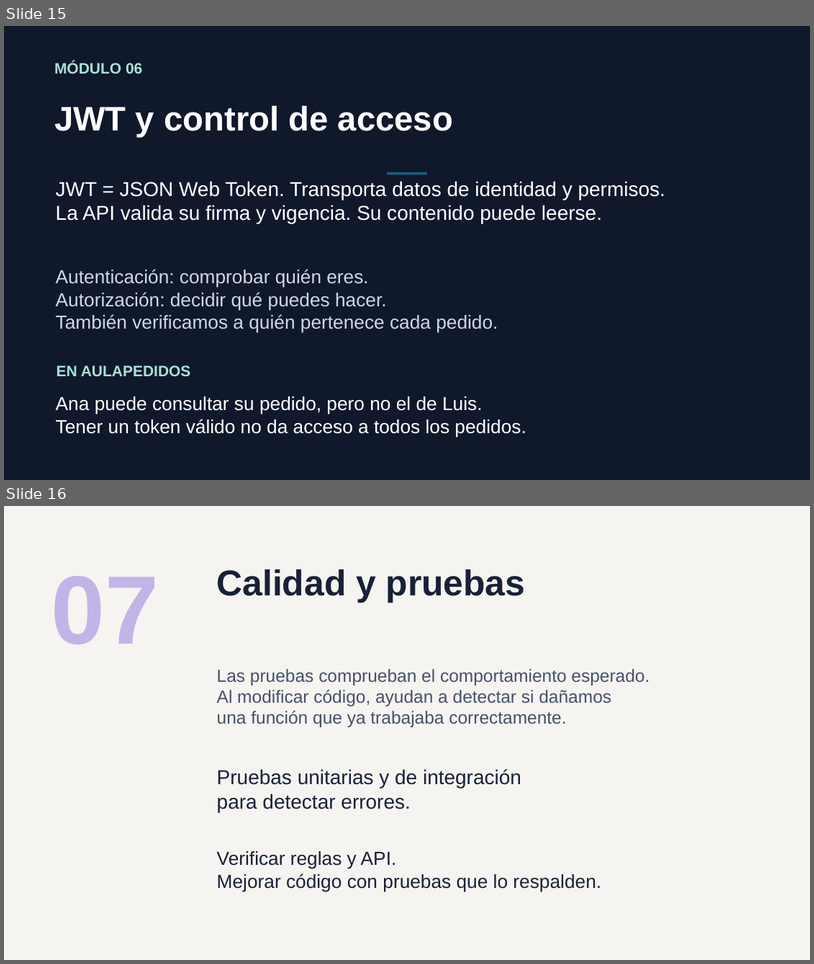
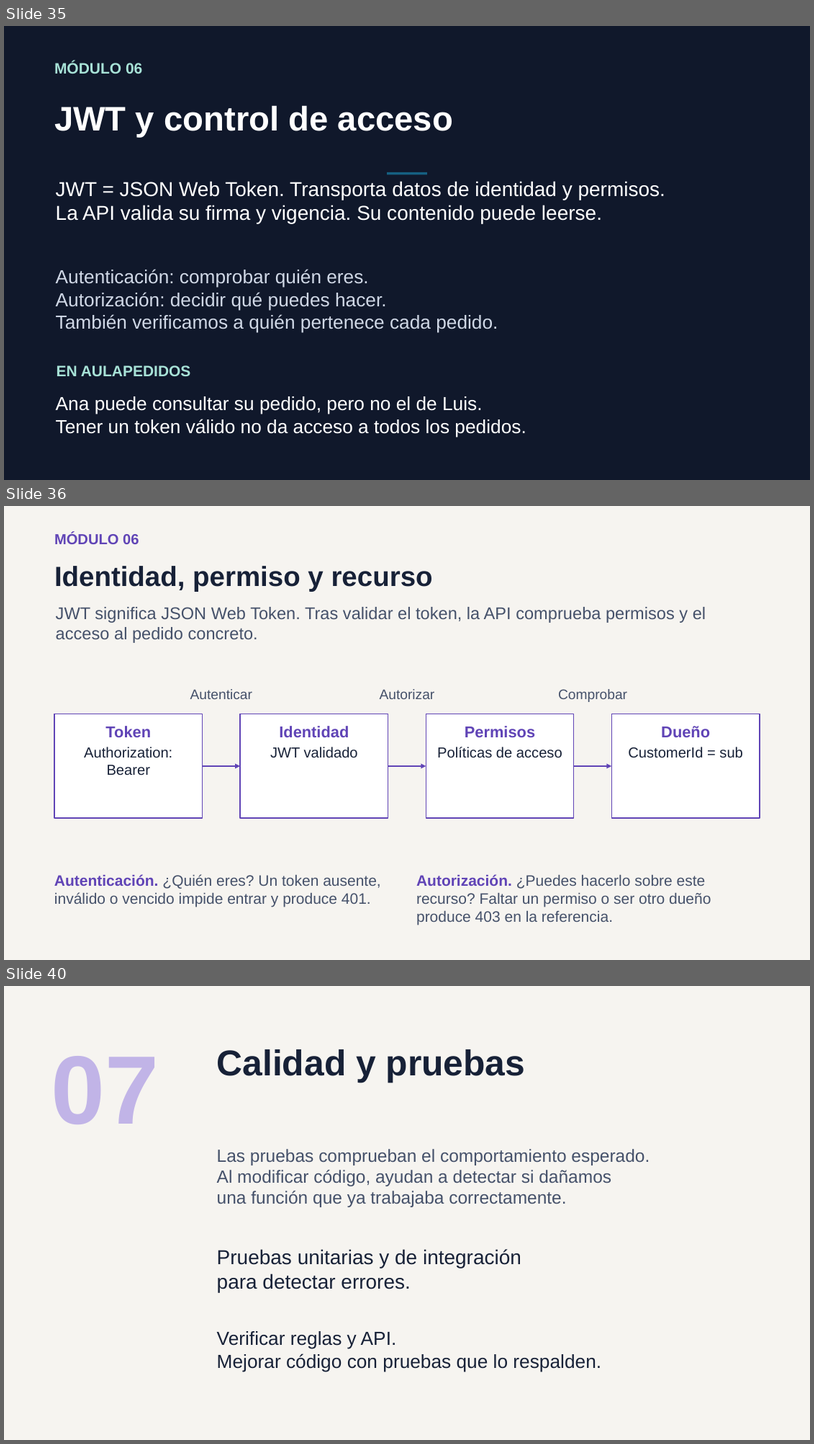
Before and after one commit to ychavez/CursoNETIA, a slide deck: instructor/clases/00-presentacion-alumnos.pptx. Shown one above the other, each under a label of ours: slides 15 and 16 before the commit, slides 35, 36 and 40 after it; the slides between them are not shown. The pictures are 814x964 and 814x1444 pixels, drawn with LibreOffice and Linux fonts; fonts in the diff are those of the drawing. Boxes give left, top, right and bottom in pixels: in the first picture for what was removed or moved away, otherwise in the second. Text is boxed around its words. In the diff, an @@ line names an element or a change of style, - is before the commit and + after.

```diff
--- a/instructor/clases/00-presentacion-alumnos.pptx
+++ b/instructor/clases/00-presentacion-alumnos.pptx
@@ slide 36 added at (4,506,810,960), background #F6F4F0 @@
@@ text added at (54,533,139,544), 17.2 pt, text #6044B6, bold @@
+MÓDULO 06
@@ text added at (54,566,433,591), 33 pt, text #172137, bold @@
+Identidad, permiso y recurso
@@ text added at (56,607,706,643), 20.2 pt, text #45516A @@
+JWT significa JSON Web Token. Tras validar el token, la API comprueba permisos y el
+acceso al pedido concreto.
@@ text added at (190,689,252,699), 16.5 pt, text #45516A @@
+Autenticar
@@ text added at (380,689,435,699), 16.5 pt, text #45516A @@
+Autorizar
@@ text added at (558,689,628,702), 16.5 pt, text #45516A @@
+Comprobar
@@ rectangle added at (54,714,203,818), fill #FFFFFF, outline #6044B6 1.13 pt @@
@@ rectangle added at (241,714,388,818), fill #FFFFFF, outline #6044B6 1.13 pt @@
@@ rectangle added at (426,714,574,818), fill #FFFFFF, outline #6044B6 1.13 pt @@
@@ rectangle added at (612,714,760,818), fill #FFFFFF, outline #6044B6 1.13 pt @@
@@ text added at (106,726,151,737), 18.8 pt, text #6044B6, bold @@
+Token
@@ text added at (279,726,349,737), 18.8 pt, text #6044B6, bold @@
+Identidad
@@ text added at (465,726,535,737), 18.8 pt, text #6044B6, bold @@
+Permisos
@@ text added at (661,726,710,737), 18.8 pt, text #6044B6, bold @@
+Dueño
@@ text added at (84,746,172,775), 17.2 pt, text #172137 @@
+Authorization:
+Bearer
@@ text added at (270,746,358,758), 17.2 pt, text #172137 @@
+JWT validado
@@ text added at (437,746,563,758), 17.2 pt, text #172137 @@
+Políticas de acceso
@@ text added at (628,746,743,758), 17.2 pt, text #172137 @@
+CustomerId = sub
@@ arrow added from (203, 766) to (241, 766), #6044B6 1.5 pt @@
@@ arrow added from (388, 766) to (426, 766), #6044B6 1.5 pt @@
@@ arrow added from (574, 766) to (612, 766), #6044B6 1.5 pt @@
@@ text added at (54,874,381,907), 18 pt, text #45516A @@
+Autenticación. ¿Quién eres? Un token ausente,
+inválido o vencido impide entrar y produce 401.
@@ text added at (417,874,711,925), 18 pt, text #45516A @@
+Autorización. ¿Puedes hacerlo sobre este
+recurso? Faltar un permiso o ser otro dueño
+produce 403 en la referencia.
@@ what was slide 15 is now slide 35 @@
@@ what was slide 16 is now slide 40 @@
```
Also in this commit, not shown: 39 other slides added, 3 other files.
